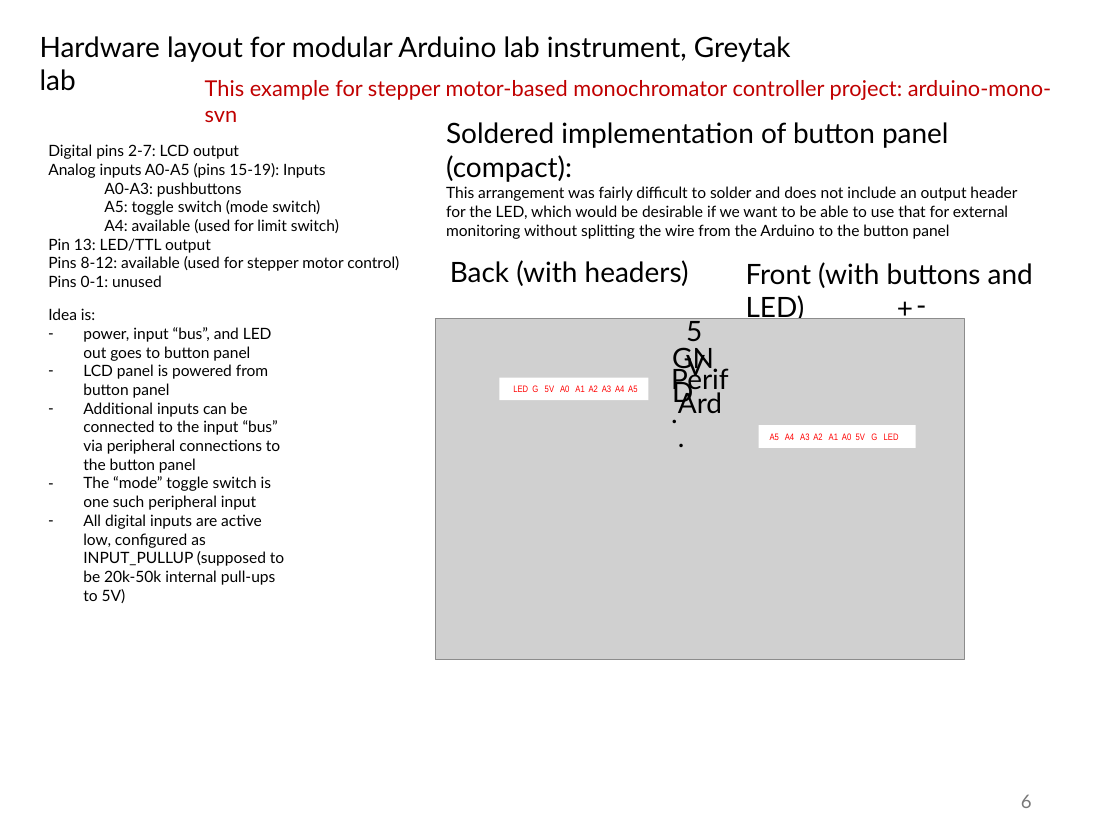
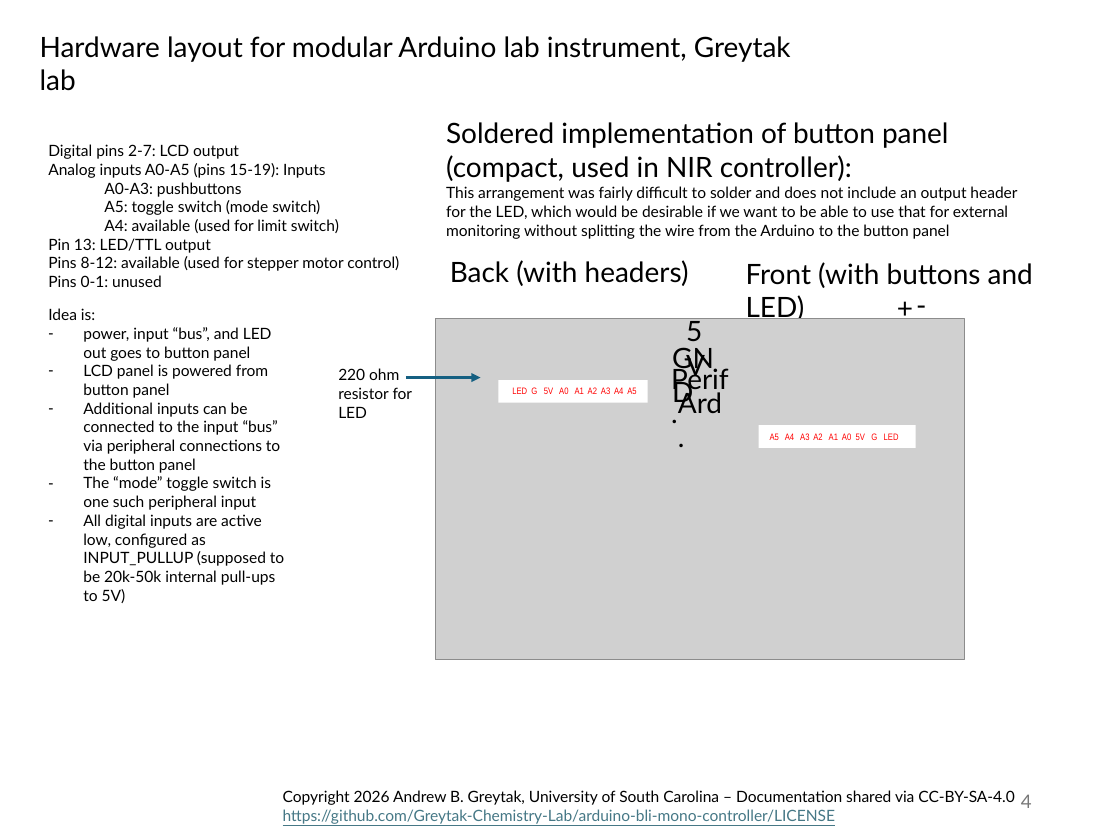
Before and after one commit to Greytak-Chemistry-Lab/arduino-bli-mono-controller, a slide deck: slide 4 of og/layouts/lcd_and_button_panel/lcd_and_button_panel_summary.pptx (slide 6 before the commit). Drawn at 1120x840 pixels with LibreOffice and Linux fonts; fonts in the diff are those of the drawing; grey boxes stand for pictures. Boxes give left, top, right and bottom in pixels: in the first picture for what was removed or moved away, otherwise in the second. Text is boxed around its words. In the diff, an @@ line names an element or a change of style, - is before the commit and + after.

Commit message:
update hardware documentation

```diff
--- a/og/layouts/lcd_and_button_panel/lcd_and_button_panel_summary.pptx
+++ b/og/layouts/lcd_and_button_panel/lcd_and_button_panel_summary.pptx
@@ text removed at <box>205,80,1052,100</box> @@
-This example for stepper motor-based monochromator controller project: arduino-mono-svn
@@ text at <box>446,122,949,182</box>: text changed @@
-Soldered implementation of button panel (compact):
+Soldered implementation of button panel (compact, used in NIR controller):
@@ text added at <box>338,368,413,418</box>, 10 pt, text #000000 @@
+220 ohm resistor for LED
@@ arrow added from (405, 377) to (480, 377), #156082 1.5 pt @@
@@ text added at <box>283,790,1032,824</box>, 10 pt, text #000000 @@
+Copyright 2026 Andrew B. Greytak, University of South Carolina – Documentation shared via CC-BY-SA-4.0
+https://github.com/Greytak-Chemistry-Lab/arduino-bli-mono-controller/LICENSE
@@ page number at <box>918,790,1014,802</box>: text changed @@
-6
+4
```
Also in this commit, not shown: 4 other slides changed, 1 slide added, 2 slides removed, 6 other files.
